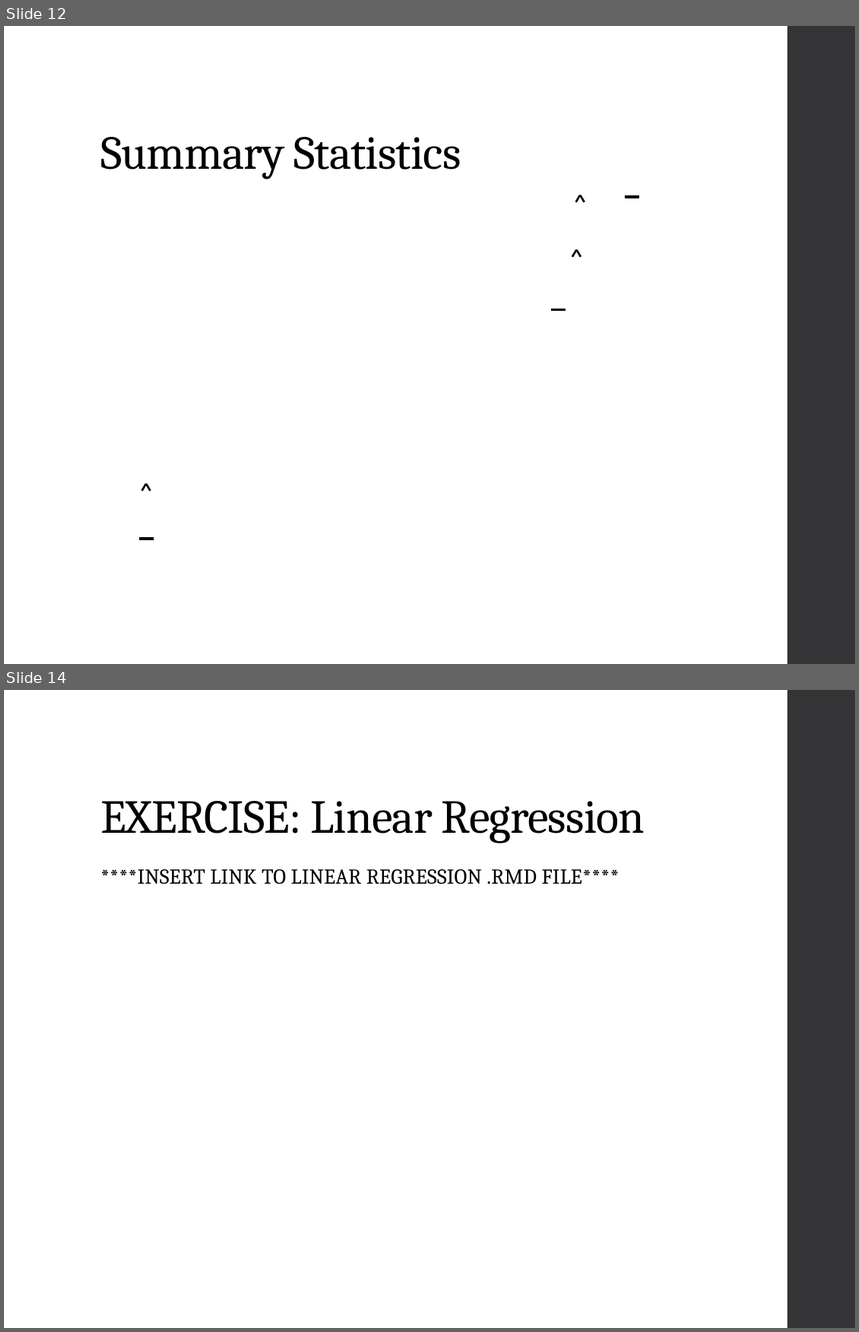
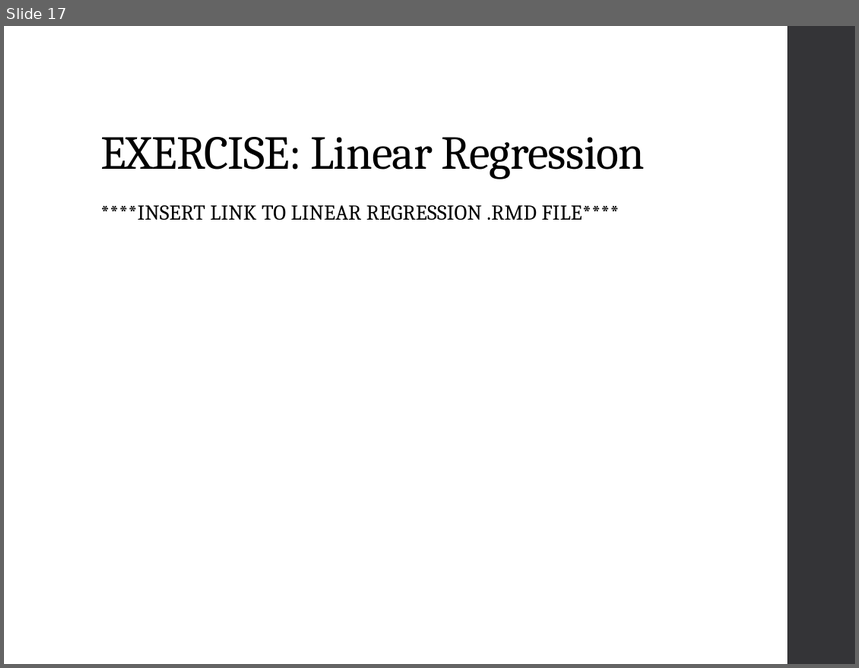
Before and after one commit to ncss-tech/stats_for_soil_survey, a slide deck: presentations/linear_regression/Linear_regression.pptx. Shown one above the other, each under a label of ours: slides 12 and 14 before the commit, slide 17 after it; the slides between them are not shown. The pictures are 859x1332 and 859x668 pixels, drawn with LibreOffice and Linux fonts; fonts in the diff are those of the drawing; grey boxes stand for pictures. Boxes give left, top, right and bottom in pixels: in the first picture for what was removed or moved away, otherwise in the second. Text is boxed around its words. In the diff, an @@ line names an element or a change of style, - is before the commit and + after.

```diff
--- a/presentations/linear_regression/Linear_regression.pptx
+++ b/presentations/linear_regression/Linear_regression.pptx
@@ slide 12 removed at (4, 26, 855, 664), background #FFFFFF; not listed: 1 template element that a slide beside it also shows @@
@@ title removed at (101, 137, 461, 180) @@
-Summary Statistics
@@ text removed at (566, 184, 595, 218) @@
-^
@@ line removed from (626, 197) to (639, 197) @@
@@ text removed at (563, 239, 592, 273) @@
-^
@@ line removed from (551, 309) to (566, 309) @@
@@ text removed at (132, 473, 161, 507) @@
-^
@@ line removed from (139, 539) to (154, 539) @@
@@ what was slide 14 is now slide 17 @@
```
Also in this commit, not shown: 3 slides changed, 7 slides added, 1 other slide removed.
